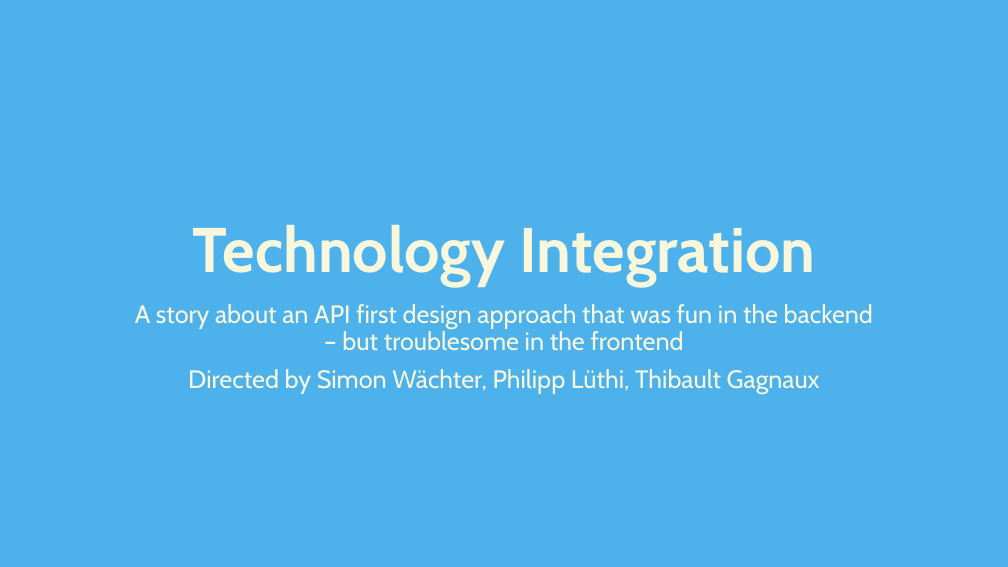
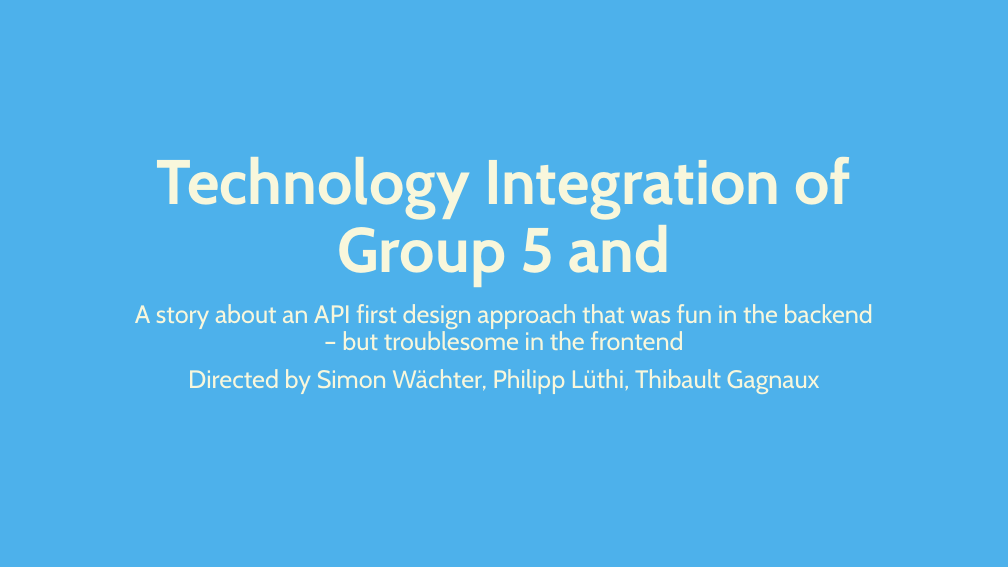
Before and after one commit to swaechter/fhnw-wodss, a slide deck: slide 1 of doc/Prasentation2.pptx. Drawn at 1008x567 pixels with LibreOffice and Linux fonts; fonts in the diff are those of the drawing. Boxes give left, top, right and bottom in pixels: in the first picture for what was removed or moved away, otherwise in the second. Text is boxed around its words. In the diff, an @@ line names an element or a change of style, - is before the commit and + after.

```diff
--- a/doc/Prasentation2.pptx
+++ b/doc/Prasentation2.pptx
@@ title at (x1=157, y1=156, x2=851, y2=287): text changed @@
-Technology Integration
+Technology Integration of Group 5 and
```
Also in this commit, not shown: 1 other slide changed, 1 slide added.
